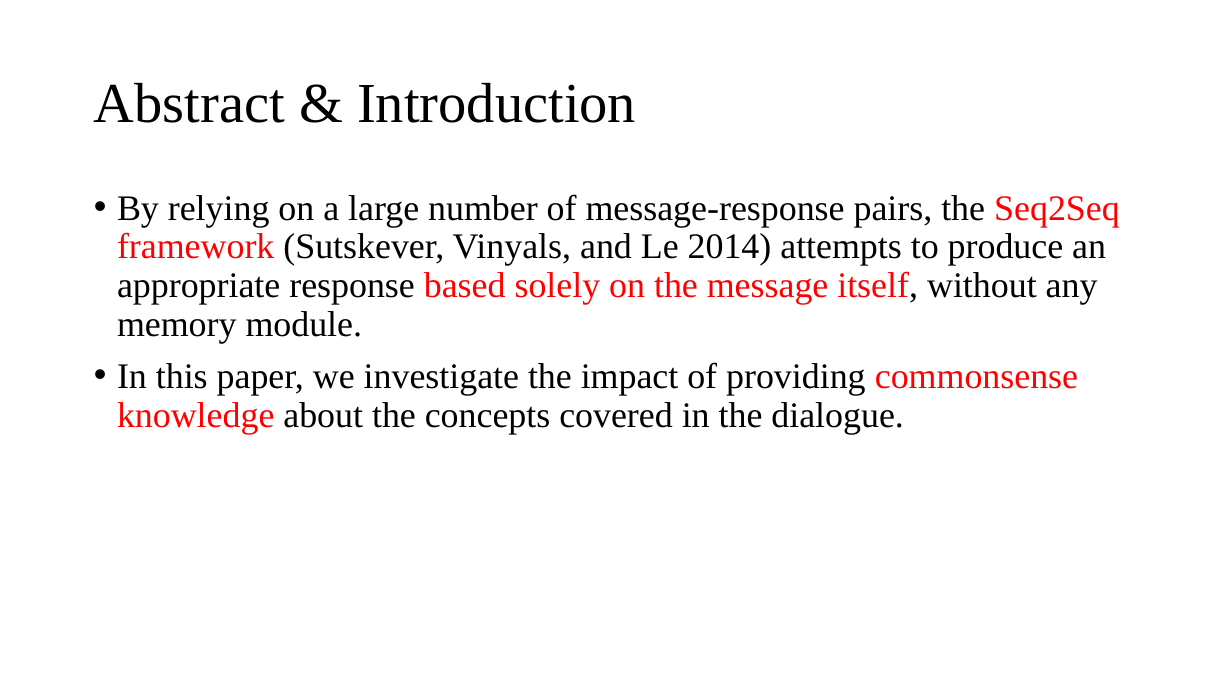
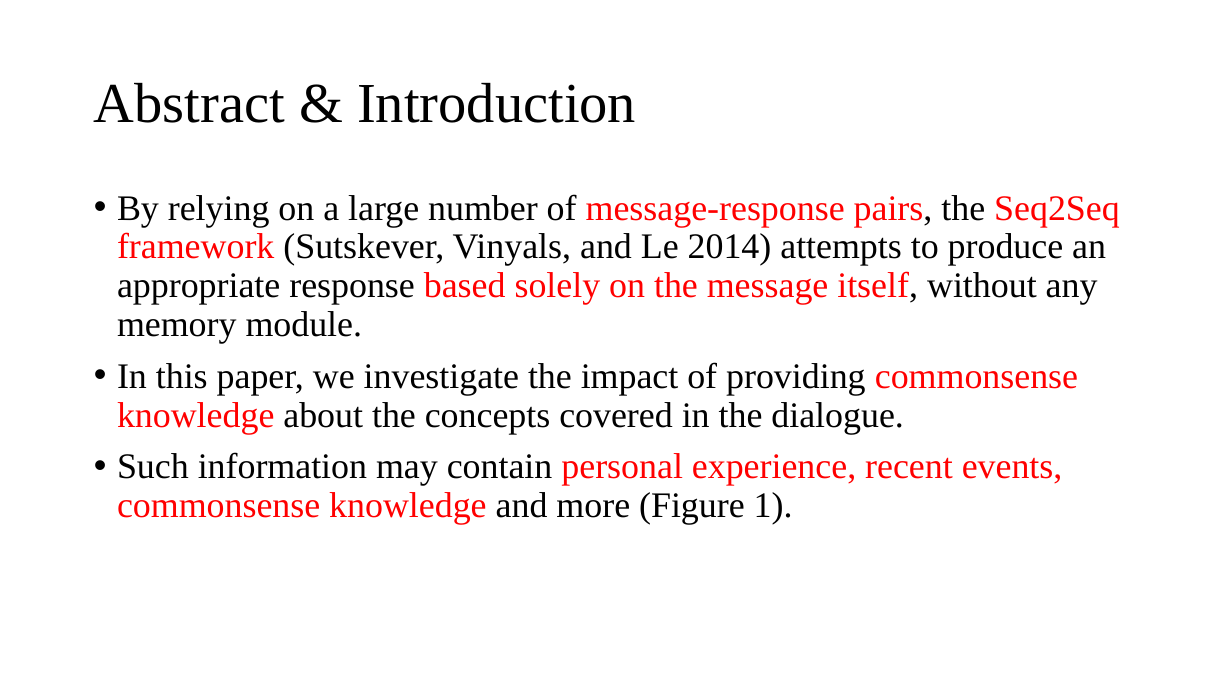
Before and after one commit to cloudspurs/klz, a slide deck: slide 2 of computer_science/ai/natural_language_processing/dialogue/papers/Augmenting End-to-End Dialogue Systems.pptx. Drawn at 1232x693 pixels with LibreOffice and Linux fonts; fonts in the diff are those of the drawing. Boxes give left, top, right and bottom in pixels: in the first picture for what was removed or moved away, otherwise in the second. Text is boxed around its words. In the diff, an @@ line names an element or a change of style, - is before the commit and + after.

Commit message:
knowledge tracing

```diff
--- a/computer_science/ai/natural_language_processing/dialogue/papers/Augmenting End-to-End Dialogue Systems.pptx
+++ b/computer_science/ai/natural_language_processing/dialogue/papers/Augmenting End-to-End Dialogue Systems.pptx
@@ text at [117,194,1120,344]: text colour #000000 to #FF0000 in "message-response pairs," @@
@@ text at [117,452,1063,525]: paragraph added @@
+• Such information may contain personal experience, recent events, commonsense knowledge and more (Figure 1).
```
Also in this commit, not shown: 7 other slides changed, 26 other files.
